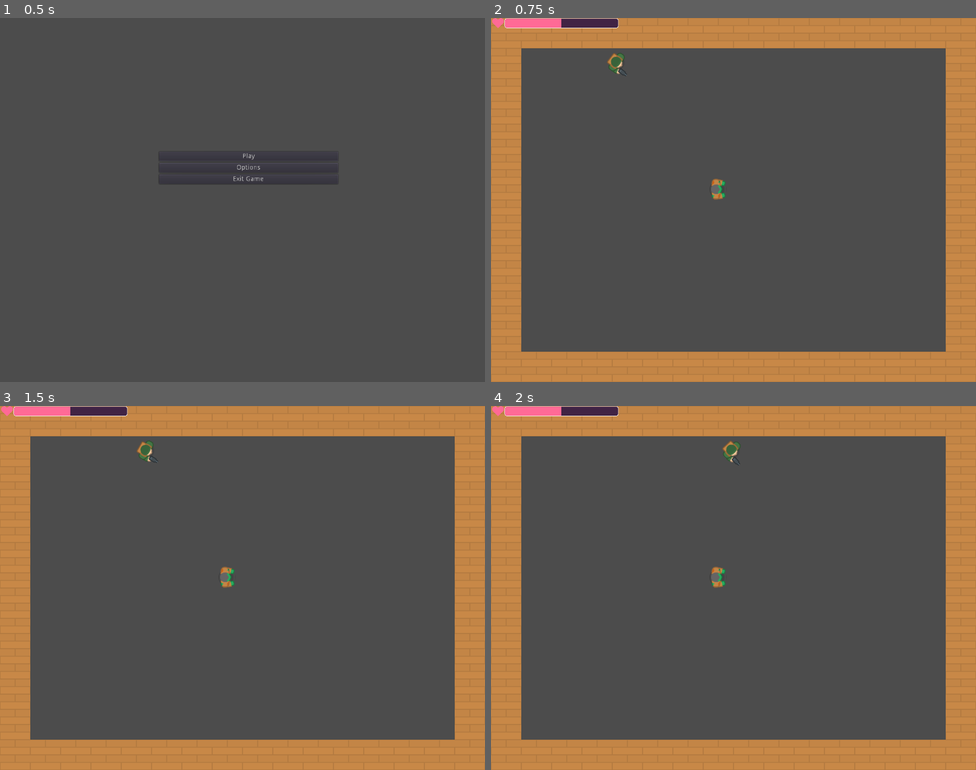
Above: before the commit, frames 1-4 (two rows, left to right).
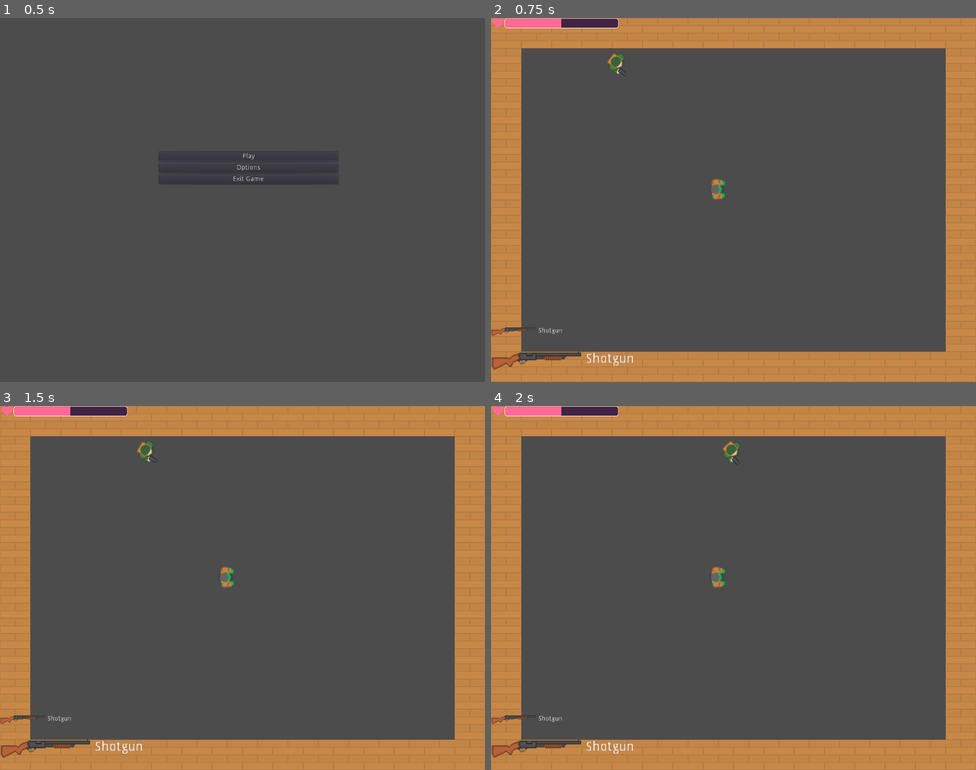
Above: after the commit, the same moments.

Repository: sindre0830/YAZG
Game: Godot game, scene res://Menu/MainMenu.tscn
Same seed, same stepped clock (60 frames per second), same inputs: the game is played once before the commit and once after it.
Inputs (mouse positions are in pixels of both pictures, inside the frame that each line leads up to):
- Up to frame 1 (0.5 s): no input
- Up to frame 2 (0.75 s): click "Play" at 0.5 s
- Up to frame 3 (1.5 s): tap Enter at 1.25 s; move the mouse to (349, 569) at 1.27 s; hold Right (ui_right) from 1.28 s (still down)
- Up to frame 4 (2 s): keep holding Right (ui_right)

Frame 1 is identical in both runs. In frame 2, 0.6% of the frame differs, in the area x 0-30%, y 85-97%; in frame 3, 0.6%; in frame 4, 0.6%.

Commit message:
Updated gun display style

Diff:
--- a/Source/UI/GunDisplay.tscn
+++ b/Source/UI/GunDisplay.tscn
@@ -1,8 +1,52 @@
-[gd_scene format=2]
+[gd_scene load_steps=2 format=2]
 
-[node name="GunDisplay" type="VBoxContainer"]
-margin_right = 40.0
-margin_bottom = 40.0
+[ext_resource path="res://Assets/Guns/PNG/[design]Shotgun_V1.02.png" type="Texture" id=1]
+
+[node name="GunDisplay" type="Control"]
+margin_right = 320.0
+margin_bottom = 128.0
 __meta__ = {
 "_edit_use_anchors_": false
 }
+
+[node name="Secondary" type="HBoxContainer" parent="."]
+margin_right = 165.0
+margin_bottom = 40.0
+__meta__ = {
+"_edit_group_": true,
+"_edit_use_anchors_": false
+}
+
+[node name="SecondaryIcon" type="TextureRect" parent="Secondary"]
+margin_right = 96.0
+margin_bottom = 40.0
+texture = ExtResource( 1 )
+
+[node name="Label" type="Label" parent="Secondary"]
+margin_left = 100.0
+margin_top = 13.0
+margin_right = 151.0
+margin_bottom = 27.0
+text = "Shotgun"
+
+[node name="Main" type="HBoxContainer" parent="."]
+margin_top = 40.0
+margin_right = 151.0
+margin_bottom = 80.0
+rect_scale = Vector2( 2, 2 )
+__meta__ = {
+"_edit_group_": true,
+"_edit_use_anchors_": false
+}
+
+[node name="MainIcon" type="TextureRect" parent="Main"]
+margin_right = 96.0
+margin_bottom = 40.0
+texture = ExtResource( 1 )
+
+[node name="Label" type="Label" parent="Main"]
+margin_left = 100.0
+margin_top = 13.0
+margin_right = 151.0
+margin_bottom = 27.0
+text = "Shotgun"
--- a/Source/World/World.tscn
+++ b/Source/World/World.tscn
@@ -27,3 +27,5 @@
 [node name="Healthbar" parent="." instance=ExtResource( 5 )]
 
 [node name="GunDisplay" parent="." instance=ExtResource( 6 )]
+margin_top = 640.0
+margin_bottom = 768.0
